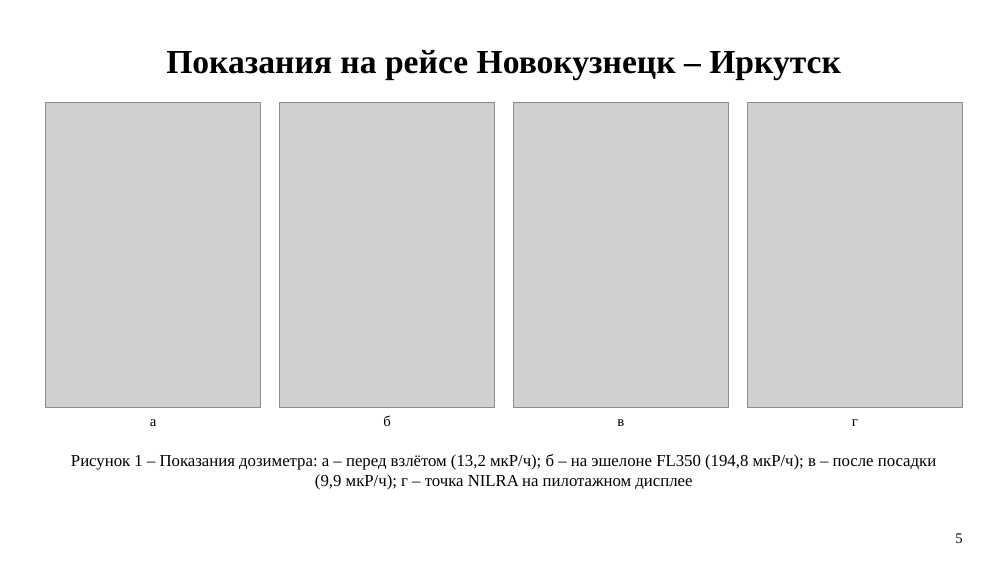
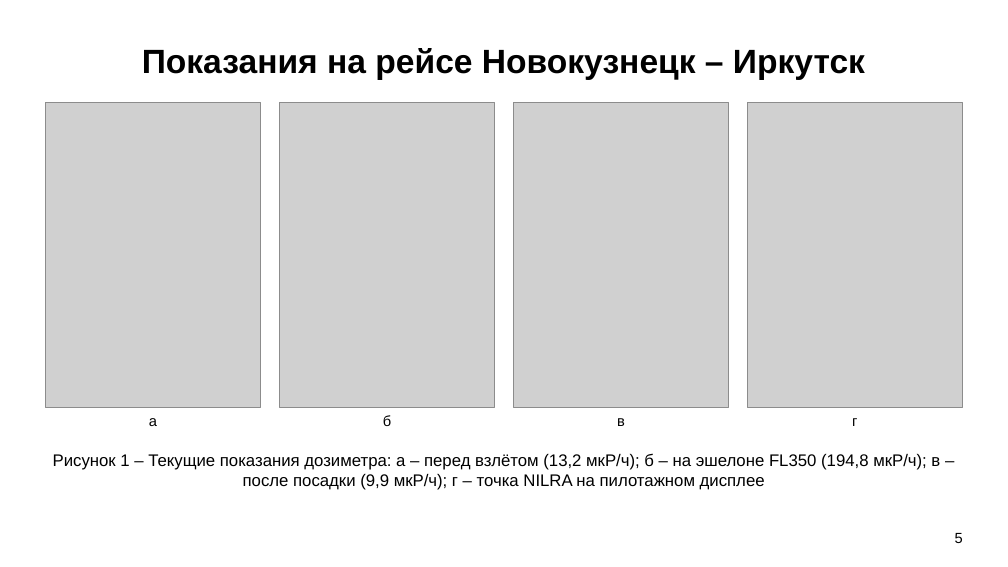
Before and after one commit to fintipluh1/rexy, a slide deck: slide 5 of Доклад_по_ГОСТ.pptx. Drawn at 1008x567 pixels with LibreOffice and Linux fonts; fonts in the diff are those of the drawing; grey boxes stand for pictures; background and template pictures are left out. Boxes give left, top, right and bottom in pixels: in the first picture for what was removed or moved away, otherwise in the second. Text is boxed around its words. In the diff, an @@ line names an element or a change of style, - is before the commit and + after.

```diff
--- a/Доклад_по_ГОСТ.pptx
+++ b/Доклад_по_ГОСТ.pptx
@@ text at (53, 453, 940, 490): text changed; font Times New Roman to Arial @@
-Рисунок 1 – Показания дозиметра: а – перед взлётом (13,2 мкР/ч); б – на эшелоне FL350 (194,8 мкР/ч); в – после посадки (9,9 мкР/ч); г – точка NILRA на пилотажном дисплее
+Рисунок 1 – Текущие показания дозиметра: а – перед взлётом (13,2 мкР/ч); б – на эшелоне FL350 (194,8 мкР/ч); в – после посадки (9,9 мкР/ч); г – точка NILRA на пилотажном дисплее
@@ font Times New Roman to Arial in 5 elements at (142, 48, 865, 80), (149, 418, 157, 426), (383, 415, 391, 426), (617, 418, 625, 426), (955, 533, 963, 543) @@
```
Also in this commit, not shown: 15 other slides changed, 3 other files.
